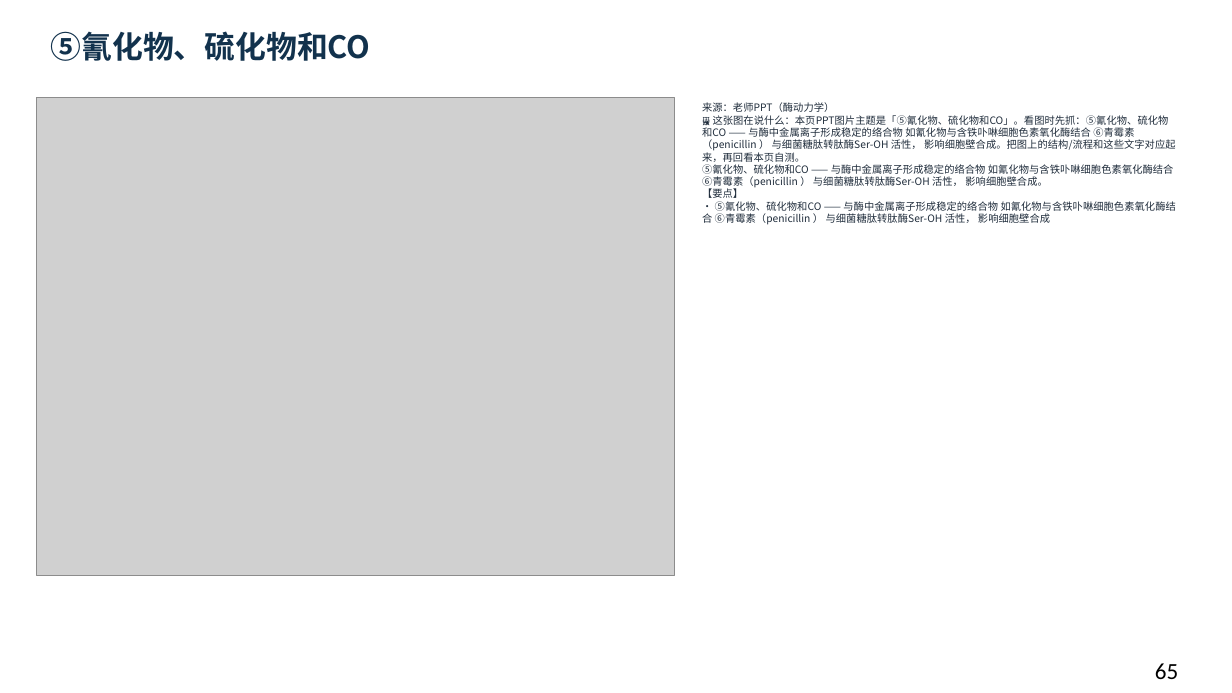
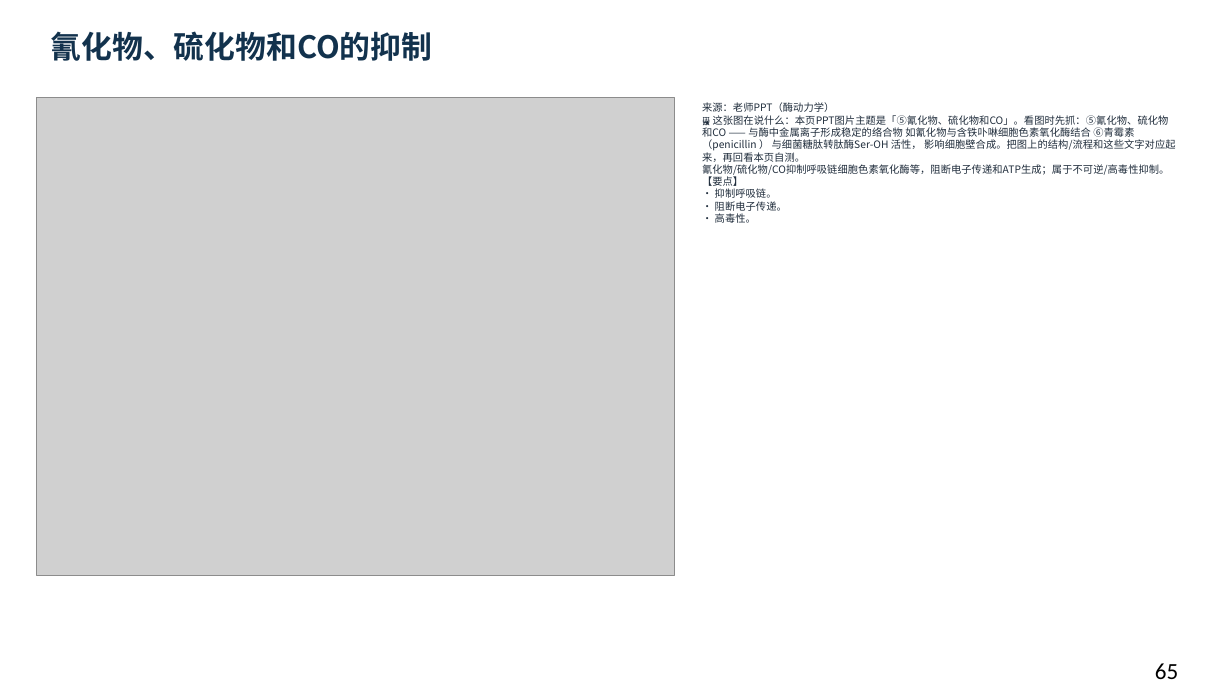
Before and after one commit to newkan-li/Biochemistry, a slide deck: slide 65 of downloads/bc07-ai-style.pptx. Drawn at 1232x693 pixels with LibreOffice and Linux fonts; fonts in the diff are those of the drawing; grey boxes stand for pictures. Boxes give left, top, right and bottom in pixels: in the first picture for what was removed or moved away, otherwise in the second. Text is boxed around its words. In the diff, an @@ line names an element or a change of style, - is before the commit and + after.

```diff
--- a/downloads/bc07-ai-style.pptx
+++ b/downloads/bc07-ai-style.pptx
@@ text at [51,31,433,61]: text changed @@
-⑤氰化物、硫化物和CO
+氰化物、硫化物和CO的抑制
@@ text at [702,102,1175,223]: text changed @@
-来源：老师PPT（酶动力学）
-🖼 这张图在说什么：本页PPT图片主题是「⑤氰化物、硫化物和CO」。看图时先抓：⑤氰化物、硫化物和CO —— 与酶中金属离子形成稳定的络合物 如氰化物与含铁卟啉细胞色素氧化酶结合 ⑥青霉素（penicillin ） 与细菌糖肽转肽酶Ser-OH 活性， 影响细胞壁合成。把图上的结构/流程和这些文字对应起来，再回看本页自测。
-⑤氰化物、硫化物和CO —— 与酶中金属离子形成稳定的络合物 如氰化物与含铁卟啉细胞色素氧化酶结合 ⑥青霉素（penicillin ） 与细菌糖肽转肽酶Ser-OH 活性， 影响细胞壁合成。
-【要点】
-• ⑤氰化物、硫化物和CO —— 与酶中金属离子形成稳定的络合物 如氰化物与含铁卟啉细胞色素氧化酶结合 ⑥青霉素（penicillin ） 与细菌糖肽转肽酶Ser-OH 活性， 影响细胞壁合成
+来源：老师PPT（酶动力学）
+🖼 这张图在说什么：本页PPT图片主题是「⑤氰化物、硫化物和CO」。看图时先抓：⑤氰化物、硫化物和CO —— 与酶中金属离子形成稳定的络合物 如氰化物与含铁卟啉细胞色素氧化酶结合 ⑥青霉素（penicillin ） 与细菌糖肽转肽酶Ser-OH 活性， 影响细胞壁合成。把图上的结构/流程和这些文字对应起来，再回看本页自测。
+氰化物/硫化物/CO抑制呼吸链细胞色素氧化酶等，阻断电子传递和ATP生成；属于不可逆/高毒性抑制。
+【要点】
+• 抑制呼吸链。
+• 阻断电子传递。
+• 高毒性。
```
Also in this commit, not shown: 21 other slides changed, 5 other files.
